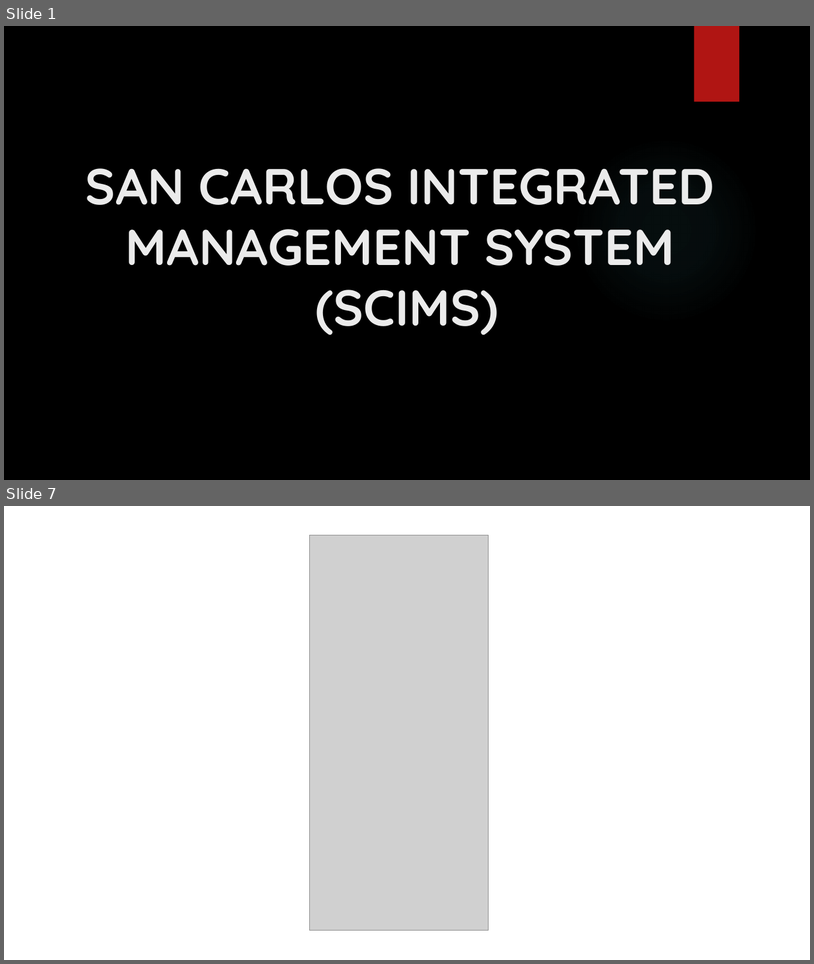
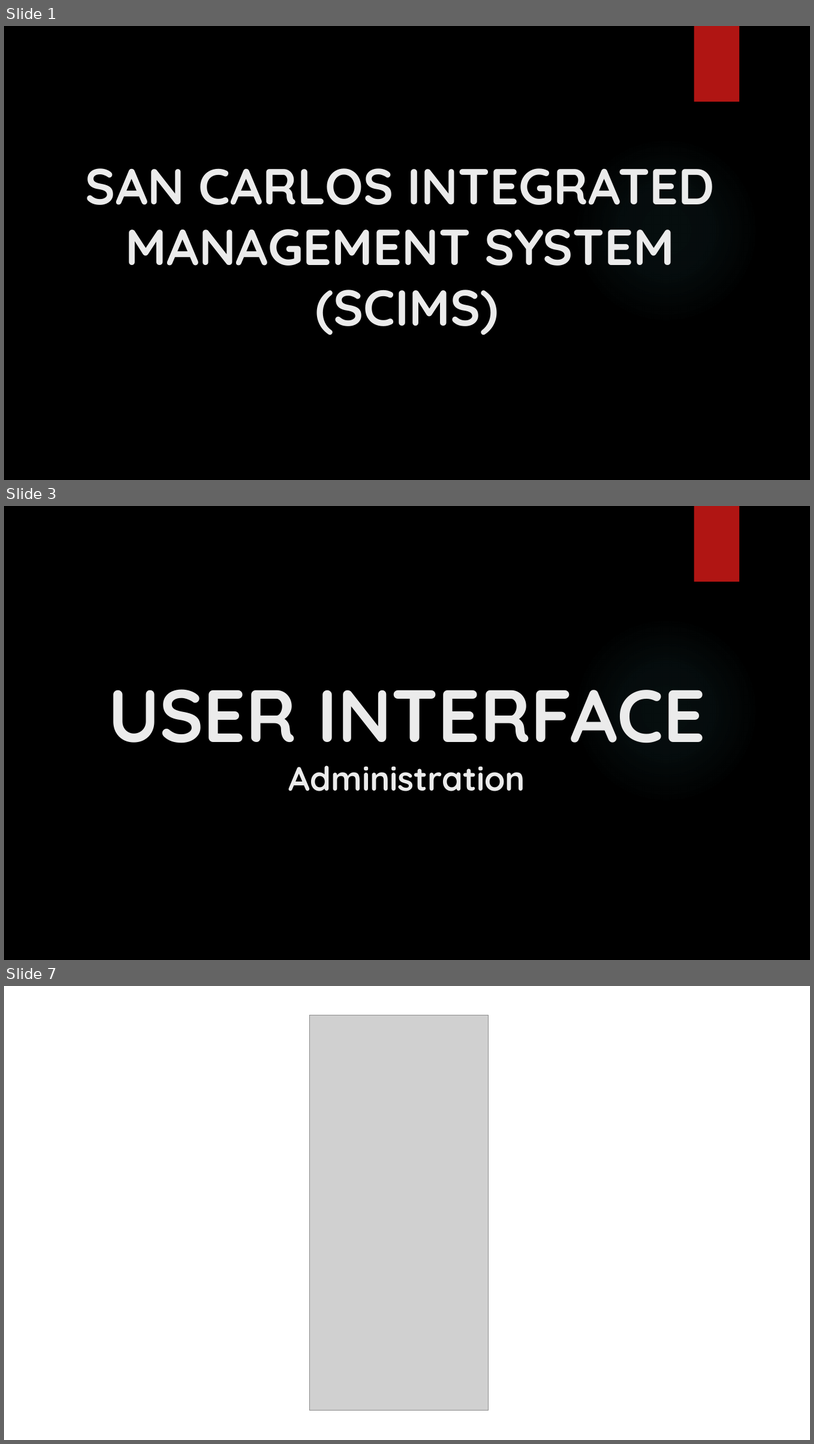
Before and after one commit to em1730/scims_docu, a slide deck: Documentation/Role_Mgmt.pptx. Shown one above the other, each under a label of ours: slides 1 and 7 before the commit, slides 1, 3 and 7 after it; the slides between them are not shown. The pictures are 814x964 and 814x1444 pixels, drawn with LibreOffice and Linux fonts; fonts in the diff are those of the drawing; grey boxes stand for pictures; background and template pictures are left out. Boxes give left, top, right and bottom in pixels: in the first picture for what was removed or moved away, otherwise in the second. Text is boxed around its words. In the diff, an @@ line names an element or a change of style, - is before the commit and + after.

```diff
--- a/Documentation/Role_Mgmt.pptx
+++ b/Documentation/Role_Mgmt.pptx
@@ slide 3 added at (x1=4, y1=506, x2=810, y2=960), background picture (left out); not listed: 2 template elements that a slide beside it also shows @@
@@ title added at (x1=108, y1=689, x2=705, y2=791), 40 pt, text #EBEBEB, bold @@
+USER INTERFACE
+Administration
```
Also in this commit, not shown: 18 slides changed, 17 other slides added, 13 slides removed, 4 other files.
